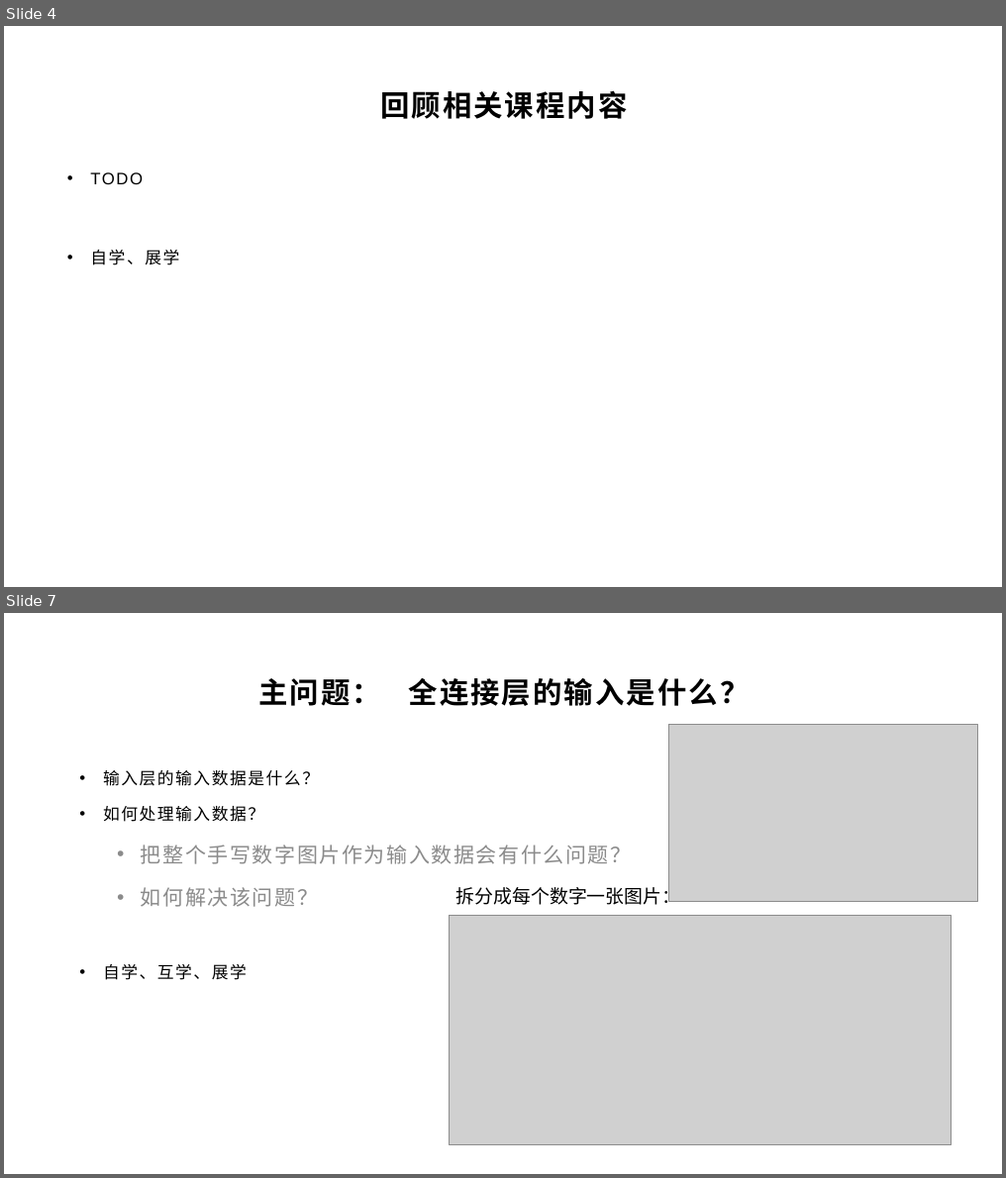
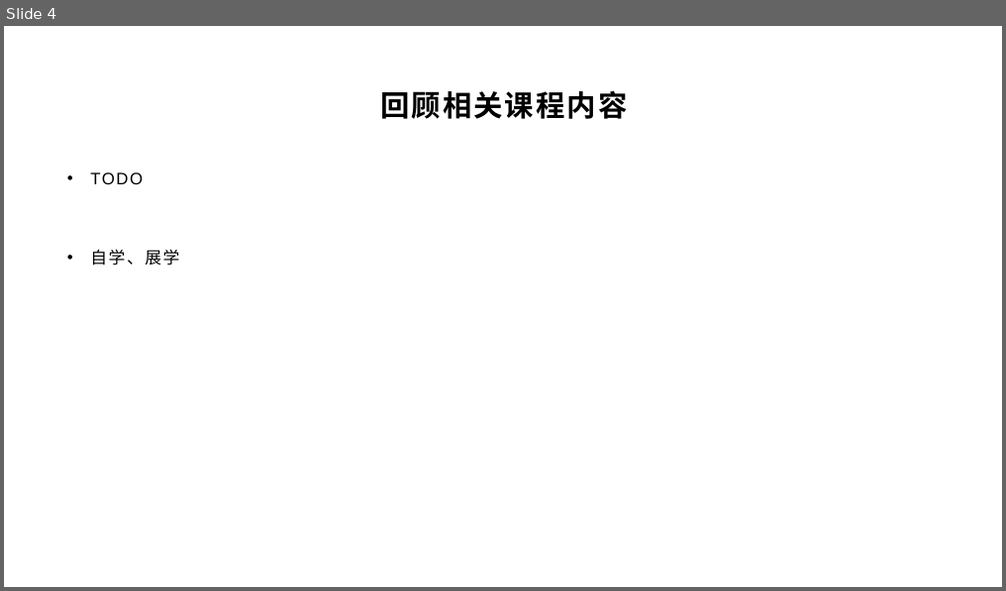
Before and after one commit to yyc-git/DeepLearningEdu, a slide deck: lessons/6_softmax/ppt/使用交叉熵损失函数和Softmax激活函数.pptx. Shown one above the other, each under a label of ours: slides 4 and 7 before the commit, slide 4 after it; the slides between them are not shown. The pictures are 1006x1178 and 1006x591 pixels, drawn with LibreOffice and Linux fonts; fonts in the diff are those of the drawing; grey boxes stand for pictures; background and template pictures are left out. Boxes give left, top, right and bottom in pixels: in the first picture for what was removed or moved away, otherwise in the second. Text is boxed around its words. In the diff, an @@ line names an element or a change of style, - is before the commit and + after.

```diff
--- a/lessons/6_softmax/ppt/使用交叉熵损失函数和Softmax激活函数.pptx
+++ b/lessons/6_softmax/ppt/使用交叉熵损失函数和Softmax激活函数.pptx
@@ slide 7 removed at (4, 613, 1002, 1174), background picture (left out) @@
@@ title removed at (258, 678, 749, 706) @@
-主问题： 全连接层的输入是什么？
@@ picture removed at (668, 725, 977, 901) @@
@@ text removed at (103, 770, 632, 980) @@
-• 输入层的输入数据是什么？
-• 如何处理输入数据？
-  • 把整个手写数字图片作为输入数据会有什么问题？
-  • 如何解决该问题？
-• 自学、互学、展学
@@ text removed at (456, 884, 681, 905) @@
-拆分成每个数字一张图片：
@@ picture removed at (449, 916, 951, 1146) @@
```
Also in this commit, not shown: 12 slides changed, 9 slides added, 10 other slides removed, 1 other file.
